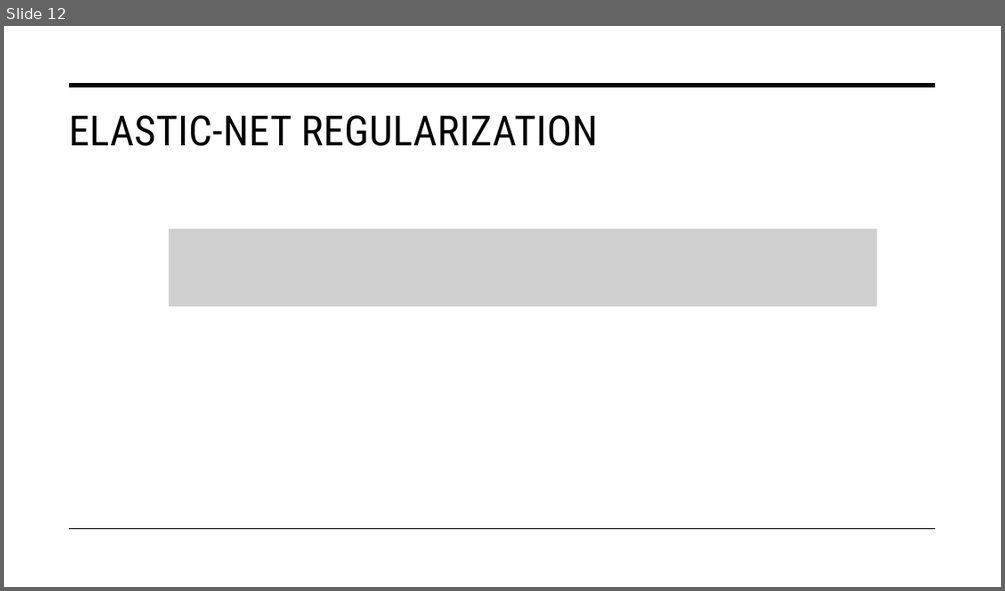
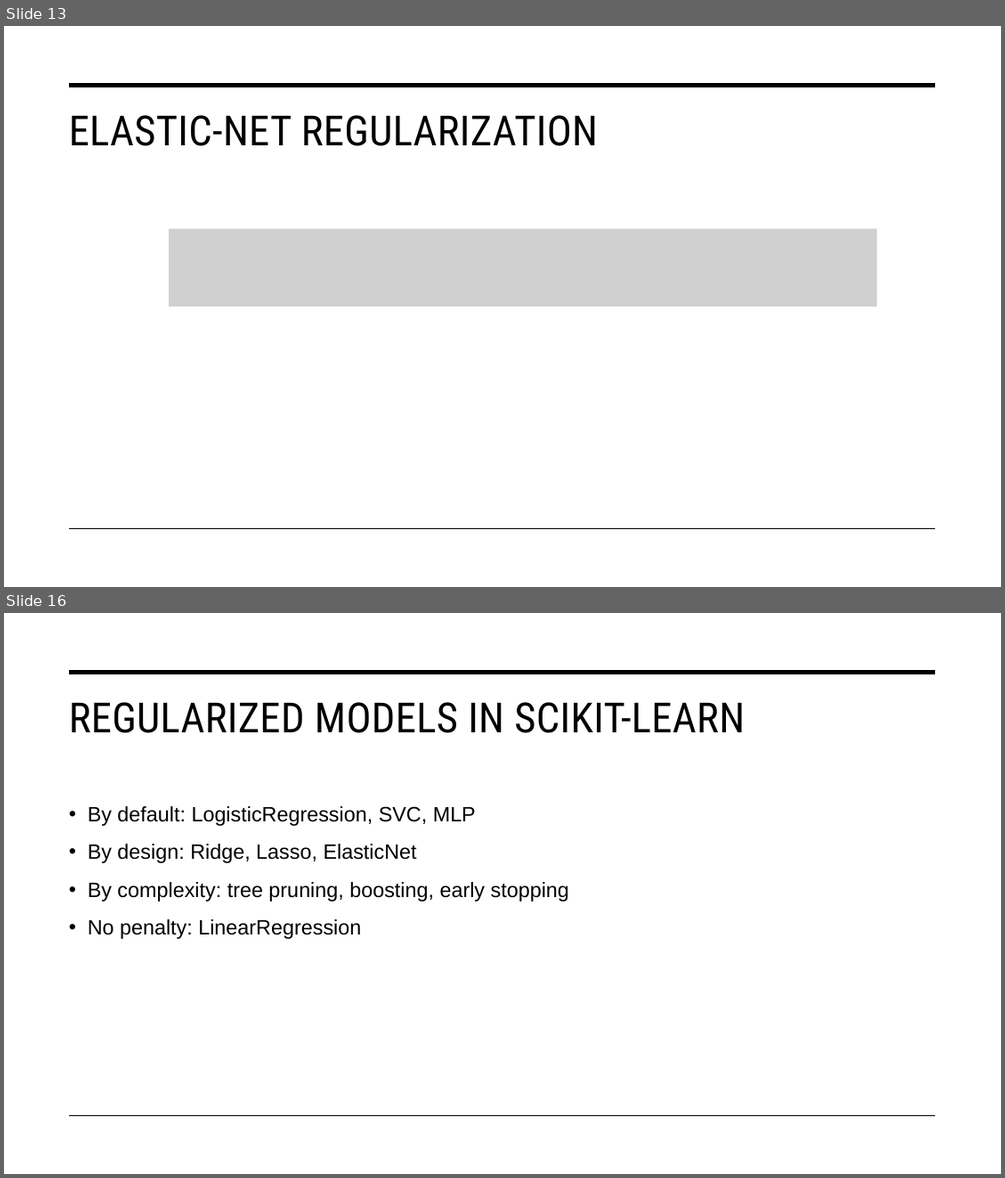
Before and after one commit to STAT-486-Fall-2026/course-content, a slide deck: slides/05-regularization.pptx. Shown one above the other, each under a label of ours: slide 12 before the commit, slides 13 and 16 after it; the slides between them are not shown. The pictures are 1005x591 and 1005x1178 pixels, drawn with LibreOffice and Linux fonts; fonts in the diff are those of the drawing; grey boxes stand for pictures. Boxes give left, top, right and bottom in pixels: in the first picture for what was removed or moved away, otherwise in the second. Text is boxed around its words. In the diff, an @@ line names an element or a change of style, - is before the commit and + after.

```diff
--- a/slides/05-regularization.pptx
+++ b/slides/05-regularization.pptx
@@ slide 16 added at box(4, 613, 1001, 1174), background #FFFFFF; not listed: 2 template elements that a slide beside it also shows @@
@@ title added at box(69, 702, 744, 733), 40 pt, text #000000 @@
+REGULARIZED MODELS IN SCIKIT-LEARN
@@ text added at box(88, 806, 569, 939), 20 pt, text #000000 @@
+• By default: LogisticRegression, SVC, MLP
+• By design: Ridge, Lasso, ElasticNet
+• By complexity: tree pruning, boosting, early stopping
+• No penalty: LinearRegression
@@ what was slide 12 is now slide 13 @@
```
Also in this commit, not shown: 6 slides changed, 4 other slides added, 1 slide removed, 1 other file.
